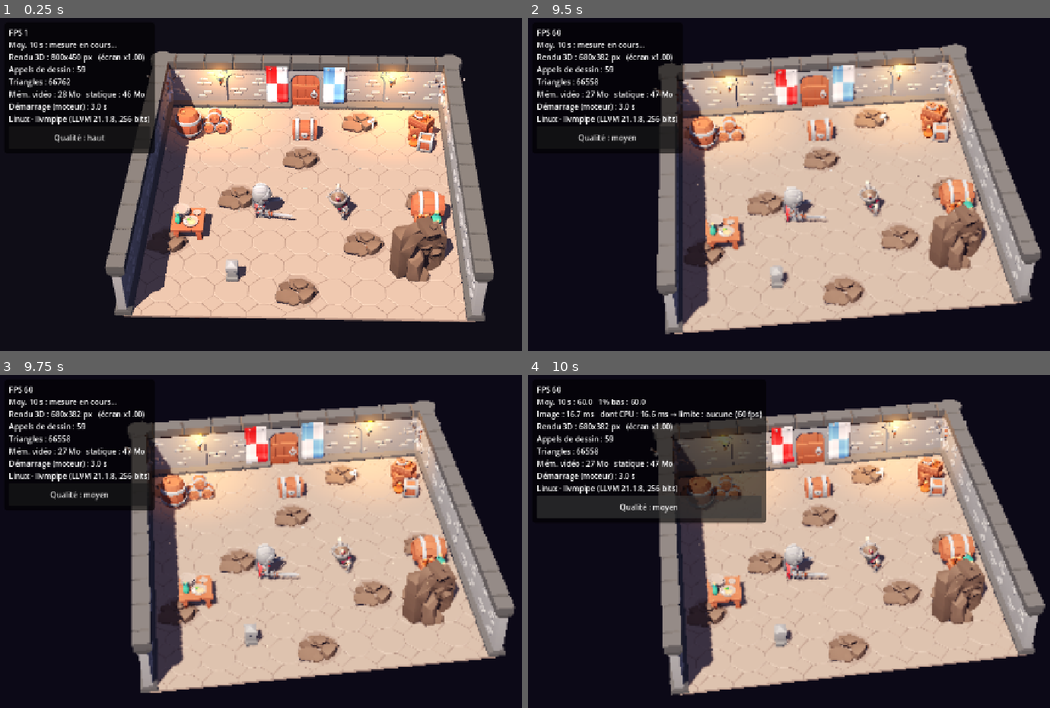
Above: before the commit, frames 1-4 (two rows, left to right).
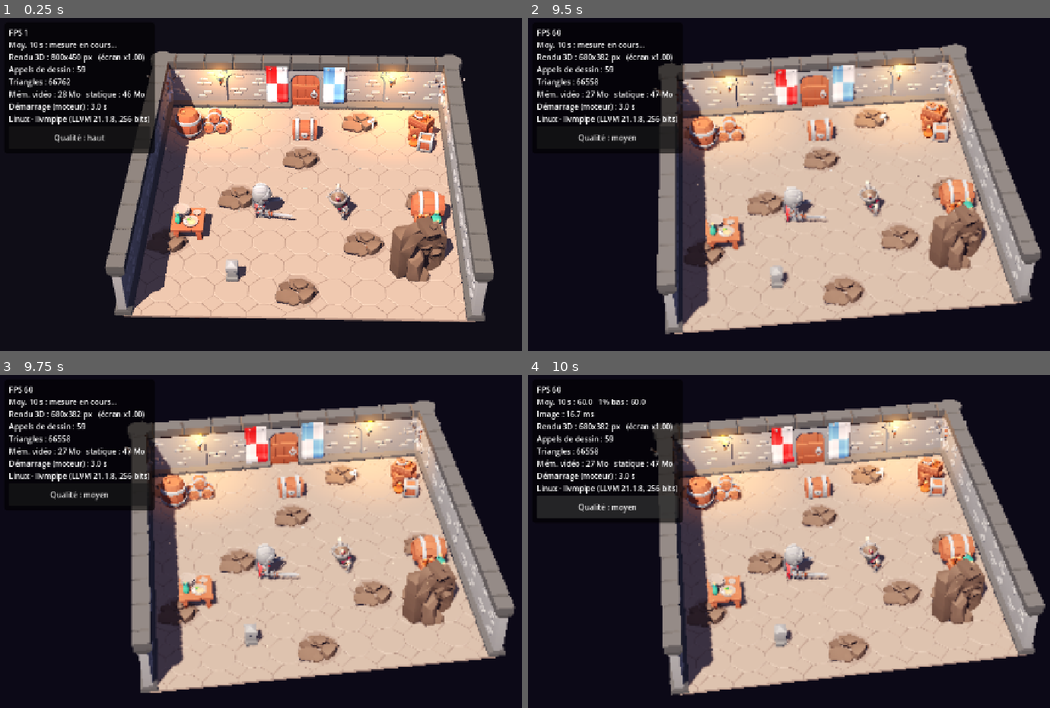
Above: after the commit, the same moments.

Repository: ebrangerieau/Aldoria
Game: Godot game, scene res://scenes/calibration/calibration.tscn
The game is run twice, just before and just after one commit, with the same random seed, the same clock (stepped at 60 frames per second) and the same inputs.
Inputs (mouse positions are in pixels of both pictures, inside the frame that each line leads up to):
- Up to frame 1 (0.25 s): no input
- Up to frame 2 (9.5 s): click "Qualité : haut" at 0.5 s; click "Qualité : moyen" at 1.25 s; click "Qualité : bas" at 2 s; click "Qualité : haut" at 2.75 s; click "Qualité : moyen" at 3.5 s; click "Qualité : bas" at 4.25 s; click "Qualité : haut" at 5 s; click "Qualité : moyen" at 5.75 s; click "Qualité : bas" at 6.5 s; tap Enter at 7.25 s; move the mouse to (966, 171) at 7.27 s; hold Shift 7.28-8 s; click (966, 171) at 7.42 s; drag from (710, 204) to (799, 254) at 8.02 s; move the mouse to (893, 111) at 8.77 s; tap Ctrl at 8.85 s; click (893, 111) at 8.92 s
- Up to frame 3 (9.75 s): drag from (271, 611) to (120, 494) at 9.52 s
- Up to frame 4 (10 s): no input

Frames 1-3 are identical in both runs. In frame 4, 5.5% of the frame differs, in the area x 9-46%, y 10-45%.

Commit message:
Overlay : retire le verdict CPU/GPU, non fiable sur le web
Co-Authored-By: Claude Opus 5.5 <noreply@anthropic.com>

Diff:
--- a/game/ui/debug/perf_overlay.gd
+++ b/game/ui/debug/perf_overlay.gd
@@ -84,10 +84,9 @@
 		"options": _active_options(),
 		"fps_avg": snappedf(count / _window_elapsed, 0.1),
 		"frame_ms": snappedf(frame_ms, 0.1),
+		# Indicatif seulement : sur le web, Godot semble compter certains temps en double
+		# (cpu_ms > frame_ms observé). Le diagnostic fiable reste la comparaison ?scale=.
 		"cpu_ms": snappedf(cpu_ms, 0.1),
-		# Le CPU n'occupe qu'une faible part de l'image : c'est la carte graphique qui limite.
-		# À ~60 fps, l'attente vient de la synchronisation écran : pas de limite.
-		"bound": "aucune" if frame_ms < 18.0 else ("gpu" if cpu_ms < frame_ms * 0.6 else "cpu"),
 		"render_px": _render_resolution(),
 		"dpr": snappedf(DisplayServer.screen_get_scale(), 0.01),
 		"fps_1pct_low": snappedf(1.0 / maxf(sorted[worst_index], 0.0001), 0.1),
@@ -108,9 +107,7 @@
 	lines.append("FPS %d" % Engine.get_frames_per_second())
 	if not _last_stats.is_empty():
 		lines.append("Moy. 10 s : %.1f   1%% bas : %.1f" % [_last_stats.fps_avg, _last_stats.fps_1pct_low])
-		var bound_label := {"gpu": "carte graphique", "cpu": "processeur", "aucune": "aucune (60 fps)"}
-		lines.append("Image : %.1f ms   dont CPU : %.1f ms → limite : %s" % [
-			_last_stats.frame_ms, _last_stats.cpu_ms, bound_label[_last_stats.bound]])
+		lines.append("Image : %.1f ms" % _last_stats.frame_ms)
 	else:
 		lines.append("Moy. 10 s : mesure en cours…")
 	lines.append("Rendu 3D : %s px   (écran x%.2f)" % [_render_resolution(), DisplayServer.screen_get_scale()])
